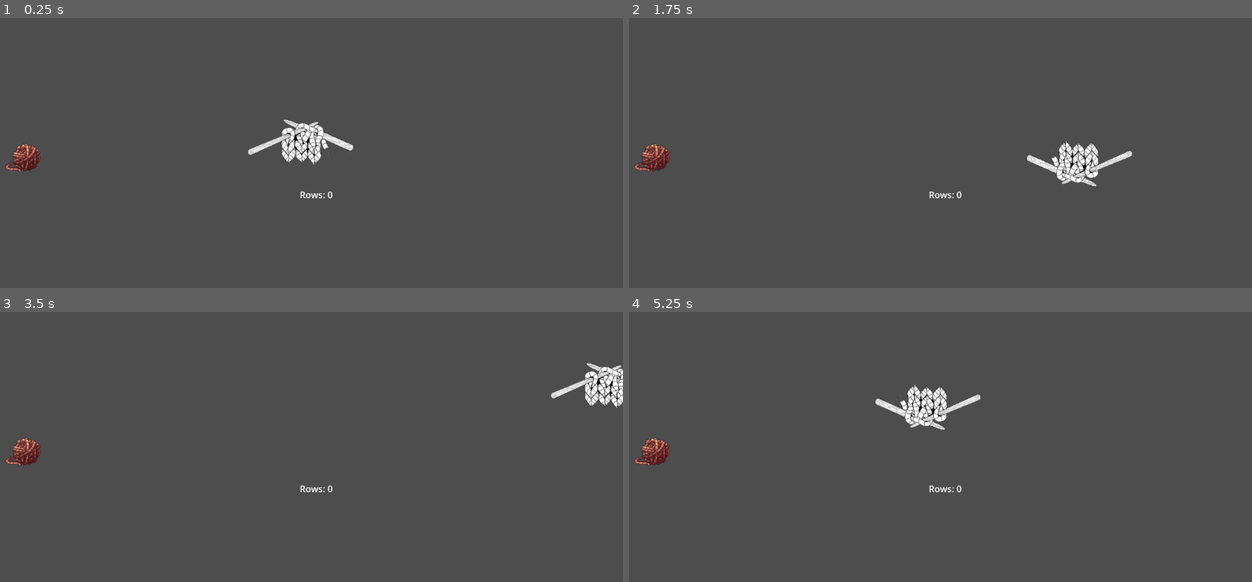
Above: before the commit, frames 1-4 (two rows, left to right).
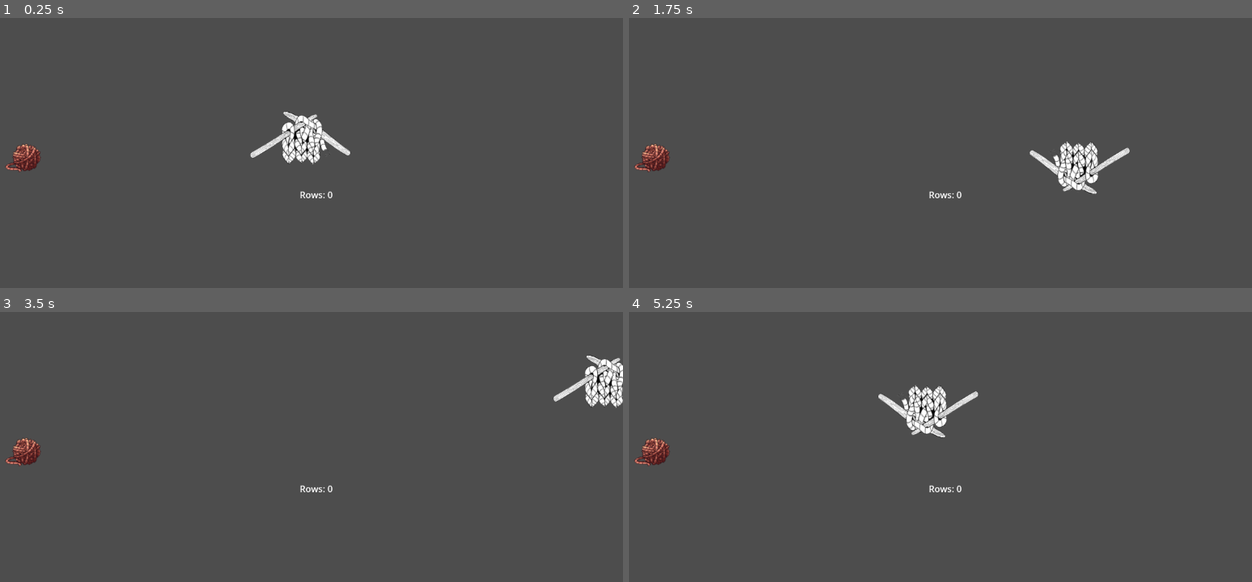
Above: after the commit, the same moments.

Repository: magaly3118/Serpentwine
Game: Godot game, scene res://Scenes/level.tscn
Two runs of this game, one before a commit and one after it. Both use one fixed random seed, a clock stepped at 60 frames per second and the inputs below.
Inputs:
- Up to frame 1 (0.25 s): no input
- Up to frame 2 (1.75 s): hold Right (ui_right) 0.53-1.28 s; hold Down (ui_down) from 1.28 s (still down)
- Up to frame 3 (3.5 s): release Down (ui_down) at 2.03 s; hold Right (ui_right) 2.03-2.78 s; hold Up (ui_up) from 2.78 s (still down)
- Up to frame 4 (5.25 s): release Up (ui_up) at 3.53 s; hold Left (ui_left) 3.53-5.03 s; hold Down (ui_down) from 5.03 s (still down)

The runs differ from the first frame. In frame 1, 1.0% of the frame differs, in the area x 39-57%, y 34-55%; in frame 2, 1.0%, in the area x 63-81%, y 45-66%; in frame 3, 0.8%; in frame 4, 1.0%.
Error before the commit: Invalid access to property or key 'visible' on a base object of type 'null instance'. (res://Scripts/scarf.gd:97)

Commit message:
needles sprite name change

Diff:
--- a/Knit-prototype/Scripts/scarf.gd
+++ b/Knit-prototype/Scripts/scarf.gd
@@ -94,5 +94,5 @@
 func change_head_sprite():
 	# reverse sprite visibility
 	# originally, one sprite is set to visible and one is set to not visible
-	$head/needles_01.visible = not $head/needles_01.visible
-	$head/needles_02.visible = not $head/needles_02.visible
+	$head/needles_sprite_01.visible = not $head/needles_sprite_01.visible
+	$head/needles_sprite_02.visible = not $head/needles_sprite_02.visible
